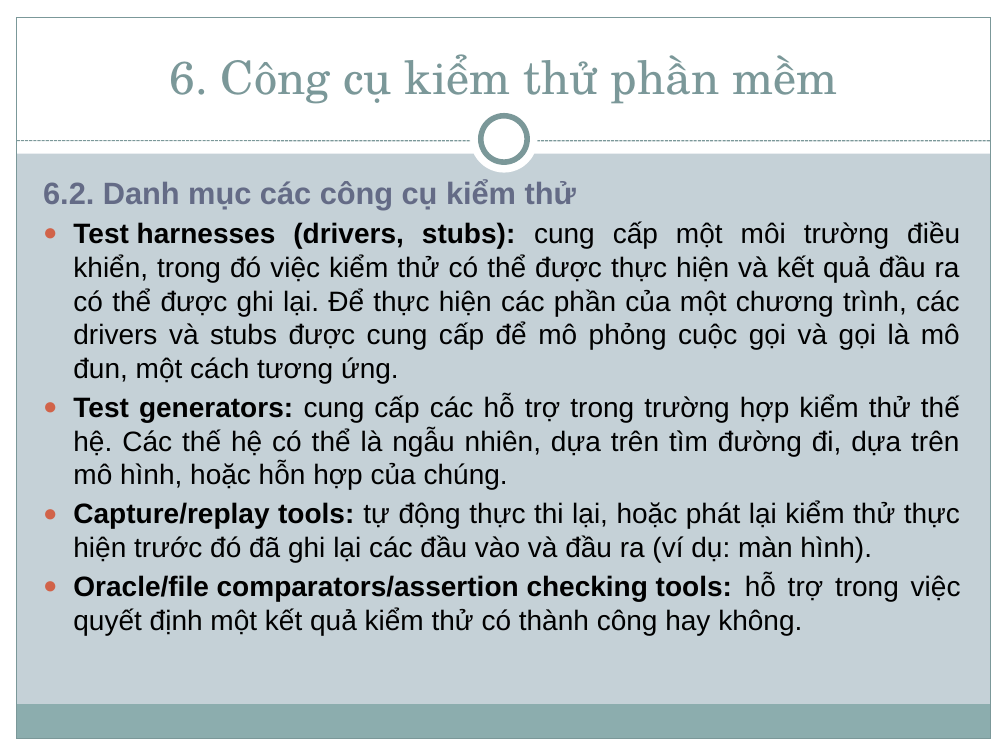
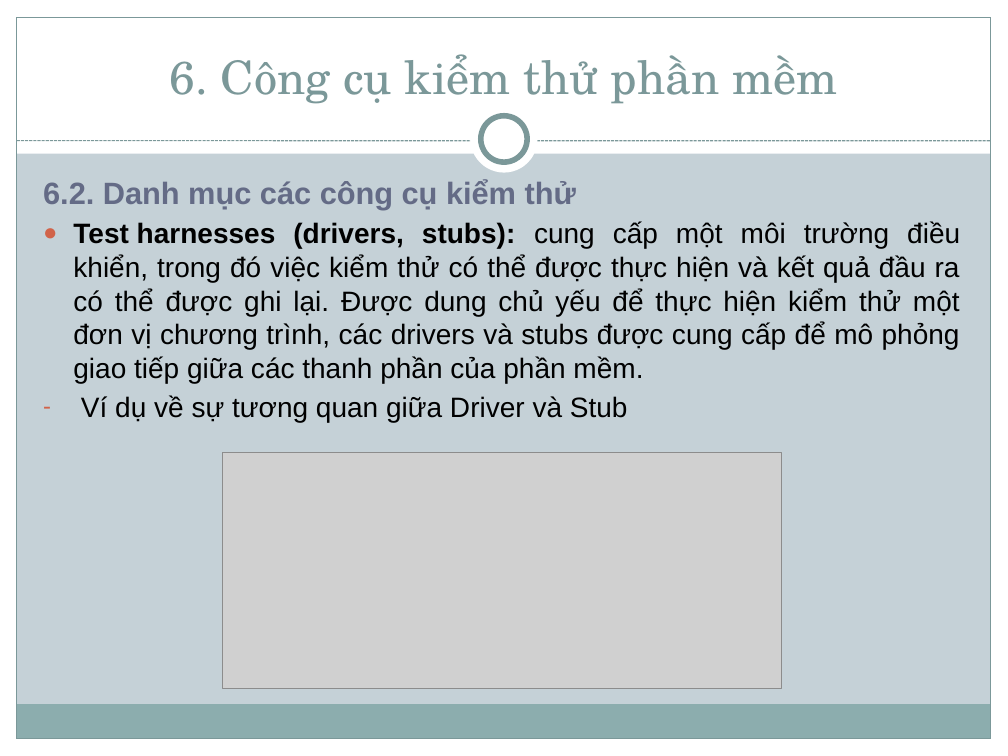
Before and after one commit to nguyenhoainam0612/congnghephanmem, a slide deck: slide 32 of Group 4 - Chapter 4 - Software Testing/Group4_Chapter4_Sofware Testing.pptx (slide 31 before the commit). Drawn at 1008x756 pixels with LibreOffice and Linux fonts; fonts in the diff are those of the drawing; grey boxes stand for pictures. Boxes give left, top, right and bottom in pixels: in the first picture for what was removed or moved away, otherwise in the second. Text is boxed around its words. In the diff, an @@ line names an element or a change of style, - is before the commit and + after.

```diff
--- a/Group 4 - Chapter 4 - Software Testing/Group4_Chapter4_Sofware Testing.pptx
+++ b/Group 4 - Chapter 4 - Software Testing/Group4_Chapter4_Sofware Testing.pptx
@@ text at <box>73,222,960,422</box>: text changed @@
-  ● Test harnesses (drivers, stubs): cung cấp một môi trường điều khiển, trong đó việc kiểm thử có thể được thực hiện và kết quả đầu ra có thể được ghi lại. Để thực hiện các phần của một chương trình, các drivers và stubs được cung cấp để mô phỏng cuộc gọi và gọi là mô đun, một cách tương ứng.
-  ● Test generators: cung cấp các hỗ trợ trong trường hợp kiểm thử thế hệ. Các thế hệ có thể là ngẫu nhiên, dựa trên tìm đường đi, dựa trên mô hình, hoặc hỗn hợp của chúng.
-  ● Capture/replay tools: tự động thực thi lại, hoặc phát lại kiểm thử thực hiện trước đó đã ghi lại các đầu vào và đầu ra (ví dụ: màn hình).
-  ● Oracle/file comparators/assertion checking tools: hỗ trợ trong việc quyết định một kết quả kiểm thử có thành công hay không.
+  ● Test harnesses (drivers, stubs): cung cấp một môi trường điều khiển, trong đó việc kiểm thử có thể được thực hiện và kết quả đầu ra có thể được ghi lại. Được dung chủ yếu để thực hiện kiểm thử một đơn vị chương trình, các drivers và stubs được cung cấp để mô phỏng giao tiếp giữa các thanh phần của phần mềm.
+  – Ví dụ về sự tương quan giữa Driver và Stub
@@ picture added at <box>223,453,782,688</box> @@
```
Also in this commit, not shown: 2 other slides changed, 7 slides added.
